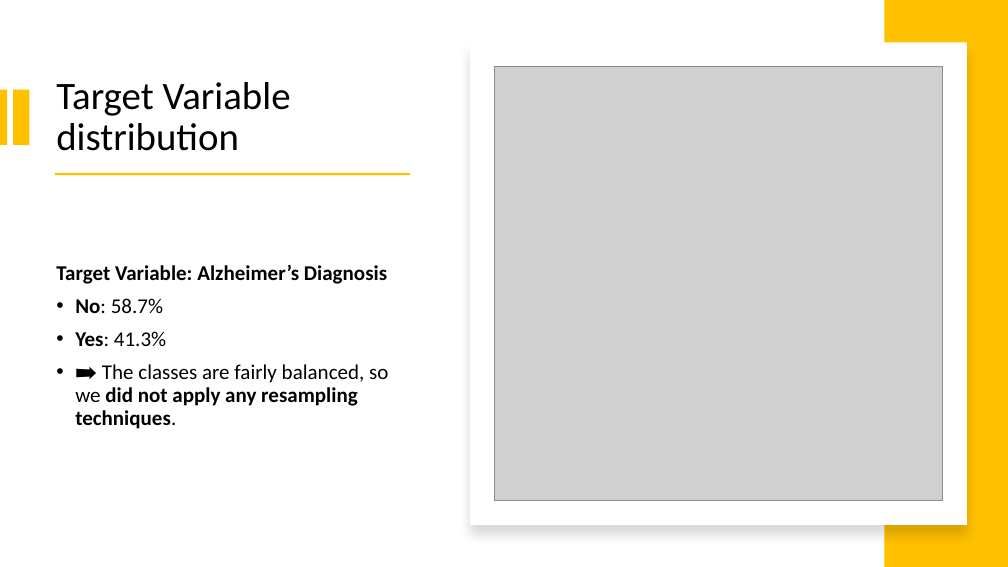
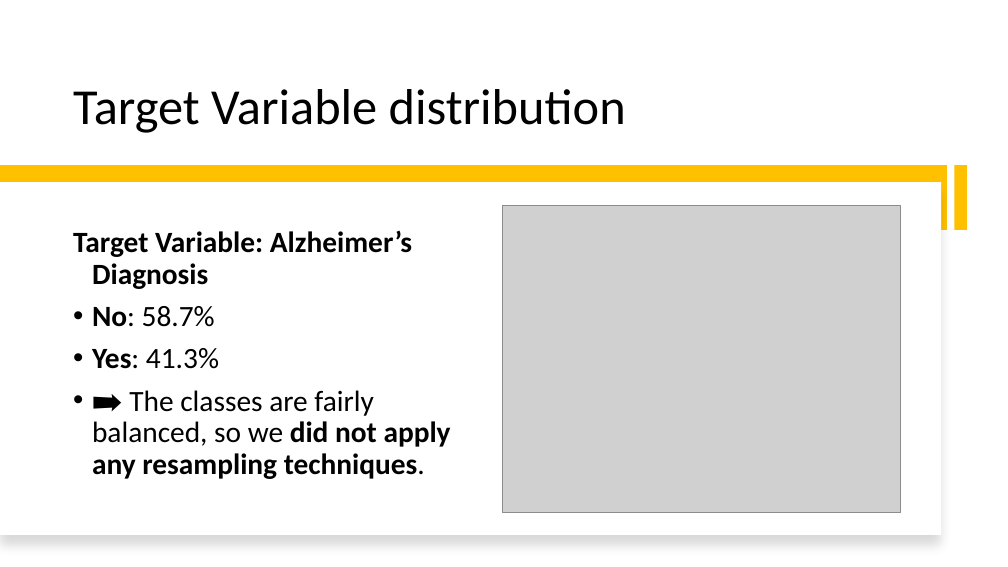
Before and after one commit to ileontios03/EPL448_Project, a slide deck: slide 6 of presentation.pptx. Drawn at 1008x567 pixels with LibreOffice and Linux fonts; fonts in the diff are those of the drawing; grey boxes stand for pictures. Boxes give left, top, right and bottom in pixels: in the first picture for what was removed or moved away, otherwise in the second. Text is boxed around its words. In the diff, an @@ line names an element or a change of style, - is before the commit and + after.

Commit message:
Updated presentation

```diff
--- a/presentation.pptx
+++ b/presentation.pptx
@@ rectangle removed at [885,0,1008,567] @@
@@ title "Target Variable distribution": place and size @@
-title "Target Variable distribution" at [56,82,291,151]
+title "Target Variable distribution" at [73,89,626,133]
@@ title "Target Variable distribution" at [73,89,626,133]: size 37 to 48 pt; vertical alignment middle to bottom @@
@@ rectangle removed at [0,89,8,145] @@
@@ rectangle added at [0,166,948,230], fill #FFC000 @@
@@ rectangle removed at [55,173,411,175] @@
@@ rectangle at [954,166,967,230]: rotation 0 to 90 degrees @@
@@ rectangle: place and size @@
-rectangle at [470,42,967,525]
+rectangle at [0,182,941,535]
@@ picture: place and size @@
-picture at [495,66,943,501]
+picture at [503,206,901,513]
@@ text "Target Variable: Alzheimer’s Diagnosis": place and size @@
-text "Target Variable: Alzheimer’s Diagnosis" at [56,265,388,429]
+text "Target Variable: Alzheimer’s Diagnosis" at [73,231,451,479]
@@ text "Target Variable: Alzheimer’s Diagnosis" at [73,231,451,479]: size 20 to 28 pt @@
```
Also in this commit, not shown: 2 other slides changed, 5 slides added, 6 other files.
